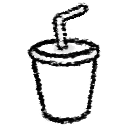
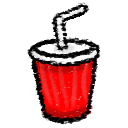
The second 128 x 128 image is a revision of the first. Changes to its layers:
showed "Layer 3" over [33, 58, 98, 121]
